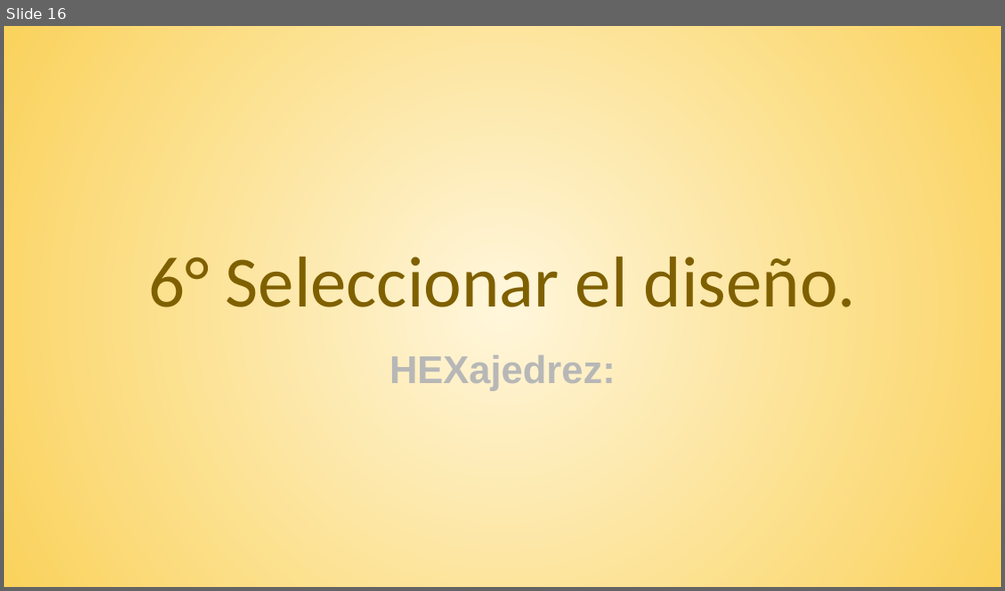
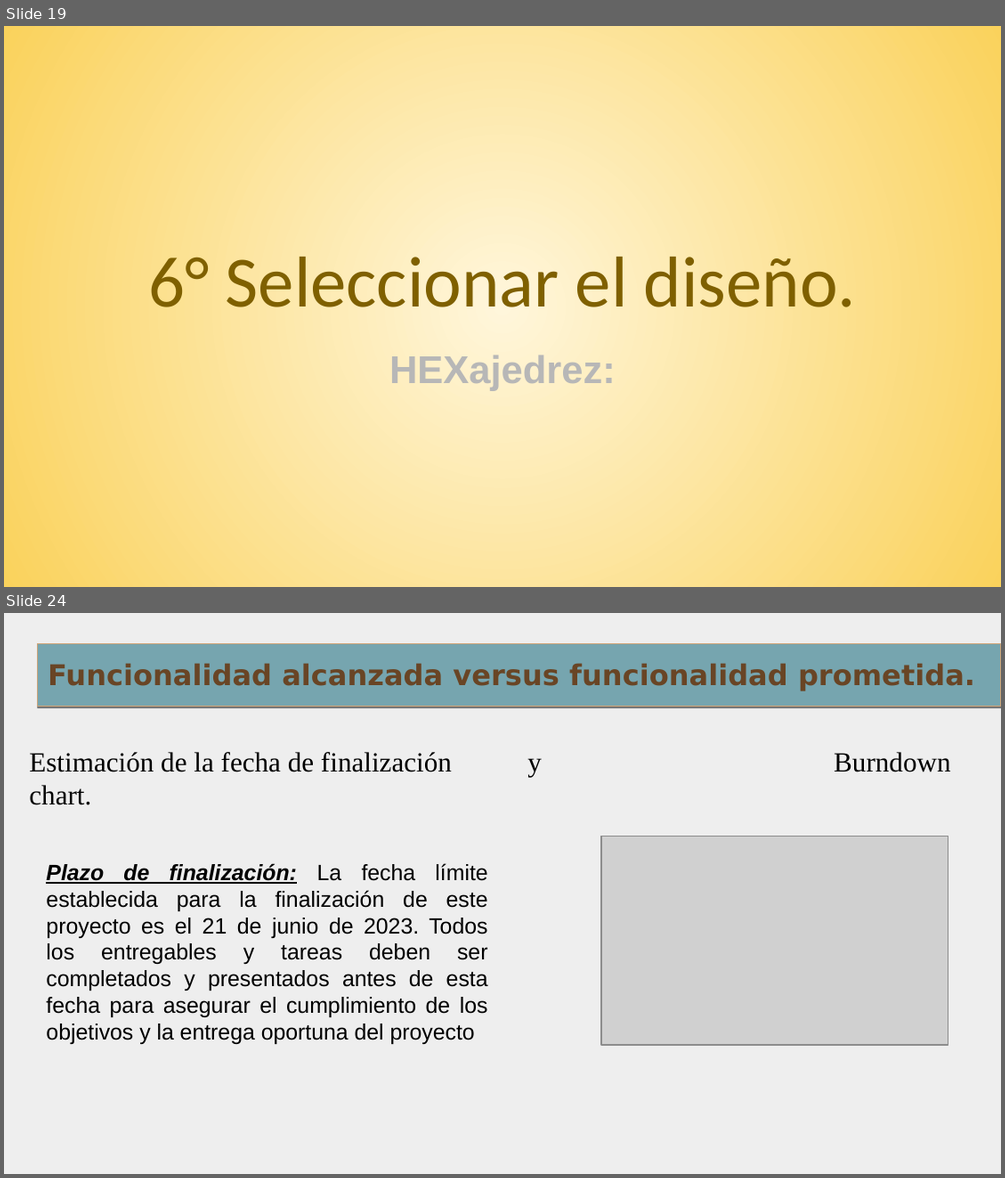
Before and after one commit to raullencinas-frm-utn/Hexajedrez, a slide deck: Hexajedrez - Presentación.odp. Shown one above the other, each under a label of ours: slide 16 before the commit, slides 19 and 24 after it; the slides between them are not shown. The pictures are 1005x591 and 1005x1178 pixels, drawn with LibreOffice and Linux fonts; fonts in the diff are those of the drawing; grey boxes stand for pictures. Boxes give left, top, right and bottom in pixels: in the first picture for what was removed or moved away, otherwise in the second. Text is boxed around its words. In the diff, an @@ line names an element or a change of style, - is before the commit and + after.

```diff
--- a/Hexajedrez - Presentación.odp
+++ b/Hexajedrez - Presentación.odp
@@ slide 24 added at (x1=4, y1=613, x2=1001, y2=1174), background #EEEEEE @@
@@ title added at (x1=38, y1=644, x2=1001, y2=706), fill #76A5AF, outline #CEA578 0.74 pt, 20.6 pt, text #694525, bold @@
+Funcionalidad alcanzada versus funcionalidad prometida.
@@ text added at (x1=29, y1=752, x2=951, y2=776), 20 pt, text #000000 @@
+Estimación de la fecha de finalización y Burndown chart.
@@ picture added at (x1=601, y1=836, x2=948, y2=1045) @@
@@ text added at (x1=46, y1=863, x2=488, y2=1044), 16 pt, text #000000 @@
+Plazo de finalización: La fecha límite establecida para la finalización de este proyecto es el 21 de junio de 2023. Todos los entregables y tareas deben ser completados y presentados antes de esta fecha para asegurar el cumplimiento de los objetivos y la entrega oportuna del proyecto
@@ what was slide 16 is now slide 19 @@
```
Also in this commit, not shown: 6 slides changed, 10 other slides added, 2 slides removed, 1 other file.
